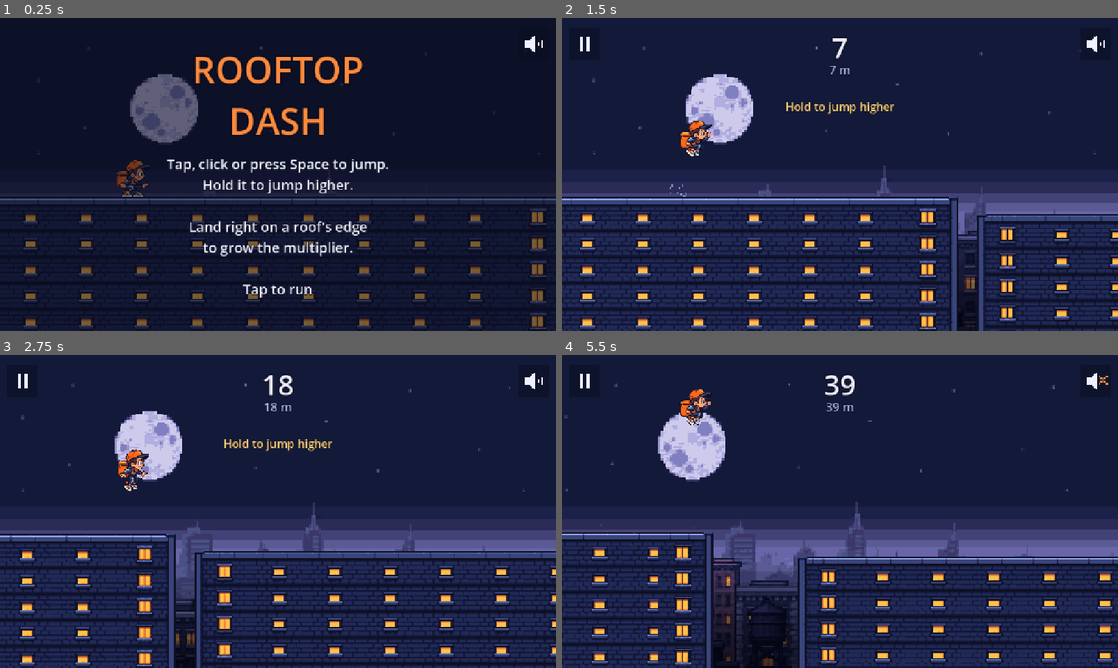
Above: before the commit, frames 1-4 (two rows, left to right).
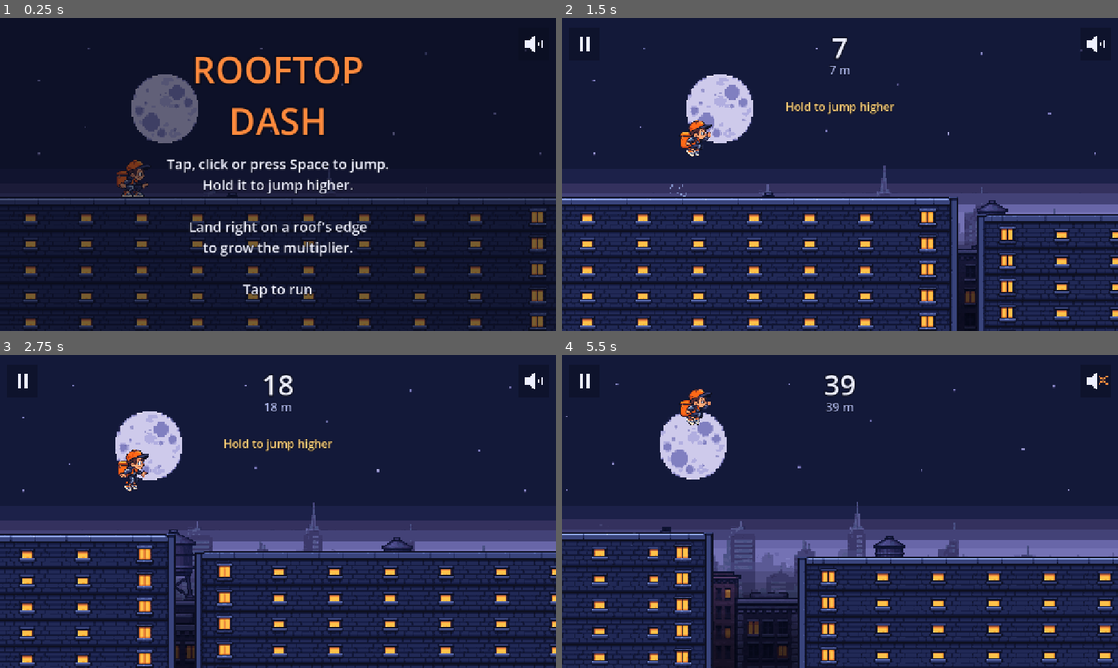
Above: after the commit, the same moments.

Repository: shvagerfm/new-week-new-game
Game: Godot game, scene res://main.tscn
Two runs of this game, one before a commit and one after it. Both use one fixed random seed, a clock stepped at 60 frames per second and the inputs below.
Inputs (mouse positions are in pixels of both pictures, inside the frame that each line leads up to):
- Up to frame 1 (0.25 s): no input
- Up to frame 2 (1.5 s): tap Space at 0.5, 0.77 s; move the mouse to (962, 158) at 0.52 s; hold Up 0.53-1.28 s; tap Enter at 0.6 s; click (962, 158) at 0.67 s; move the mouse to (728, 190) at 1.27 s; tap Keypad Enter at 1.35 s
- Up to frame 3 (2.75 s): tap Space at 1.52 s; move the mouse to (333, 442) at 2.02 s; hold Up from 2.03 s (still down); tap Z at 2.1 s
- Up to frame 4 (5.5 s): move the mouse to (812, 574) at 2.77 s; tap M at 2.85 s; click (812, 574) at 2.92 s; tap Space at 3.02, 3.77, 4.52 s; move the mouse to (1006, 558) at 3.52 s; release Up at 3.53 s; tap P at 3.6 s; move the mouse to (673, 464) at 4.27 s; tap Enter at 4.35 s; move the mouse to (867, 511) at 5.02 s; tap Keypad Enter at 5.1 s; click (867, 511) at 5.17 s

The runs differ from the first frame. In frame 1, 0.2% of the frame differs, in the area x 6-98%, y 9-58%; in frame 2, 1.3%; in frame 3, 1.7%; in frame 4, 2.5%, in the area x 0-99%, y 9-100%.

Commit message:
Rooftop Dash: native 640x360 skylines at 2x
Dima's redrawn far, middle and near layers. The middle layer sits lower
and a little darker and the near layer lower, so their water tanks stay
behind the playable roofs instead of reading as obstacles.

Co-Authored-By: Claude Opus 5.5 <noreply@anthropic.com>
Claude-Session: https://claude.ai/code/session_01T9hhHDPyH2DDBR6hz7GKRP

Diff:
--- a/games/2026-w48-rooftop-dash/main.gd
+++ b/games/2026-w48-rooftop-dash/main.gd
@@ -400,9 +400,9 @@
 	var dy := c.y - _cam_rest()
 	# Far: sky, moon and haze. Slow, because the moon repeats every 1280 px.
 	_draw_layer(SKY_FAR, vp, c.x * 0.04, clampf(-dy * 0.03, -40, 40), Color.WHITE)
-	_draw_layer(SKY_MID, vp, c.x * 0.15, clampf(-dy * 0.08, -90, 90) + 40.0, Color.WHITE)
+	_draw_layer(SKY_MID, vp, c.x * 0.15, clampf(-dy * 0.08, -90, 90) + 70.0, Color(0.8, 0.8, 0.9))
 	# Near is darkened so it never reads as a roof you can land on.
-	_draw_layer(SKY_NEAR, vp, c.x * 0.35, clampf(-dy * 0.15, -120, 120) + 90.0, Color(0.62, 0.62, 0.78))
+	_draw_layer(SKY_NEAR, vp, c.x * 0.35, clampf(-dy * 0.15, -120, 120) + 170.0, Color(0.55, 0.55, 0.72))
 	# The streets far below fade to black, so the gaps read as drops.
 	var deep := roundf(vp.y * 0.72 - dy * 0.3)
 	for i in 8:
Binary file changed: games/2026-w48-rooftop-dash/sprites/skyline-far.png
Binary file changed: games/2026-w48-rooftop-dash/sprites/skyline-middle.png
Binary file changed: games/2026-w48-rooftop-dash/sprites/skyline-near.png
Binary file changed: games/2026-w48-rooftop-dash/store/screenshots/run.png
